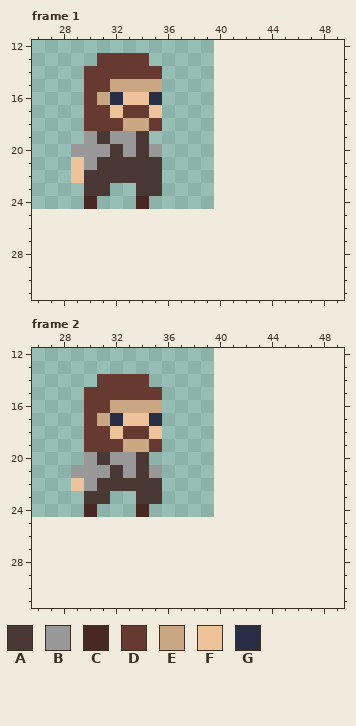
Two states of a pixel-art file, PixelEngine/res/sprites/merchant5.aseprite. This is how it looked before the edit.
16x16 pixels, 2 frames. Colours within 5 levels of each other are drawn and written as one. Shown: frame 1: x 26..49, y 12..31; frame 2: x 26..49, y 12..31. The old version is drawn lined up with the new one, on the new canvas. The commit also changed other frames, which this record leaves out.
Palette (. is transparent): A #4a3835  B #989898  C #472823  D #663931  E #cba683  F #eec39a  G #282f45
Pixels before, frame 1, first column x 29:
13 ..DDDD.
14 .DDDDDD
15 .DDEEEE
16 .DEGFFG
17 .DDFDDF
18 .DDDEED
19 .BABBA.
20 BBBABAB
21 FBAAAAA
22 FAAAAAA
23 .AA..AA
24 .C...C.
Pixels before, frame 2, first column x 29:
14 ..DDDD.
15 .DDDDDD
16 .DDEEEE
17 .DEGFFG
18 .DDFDDF
19 .DDDEED
20 .BABBA.
21 BBBABAB
22 FBAAAAA
23 .AA..AA
24 .C...C.
New version:
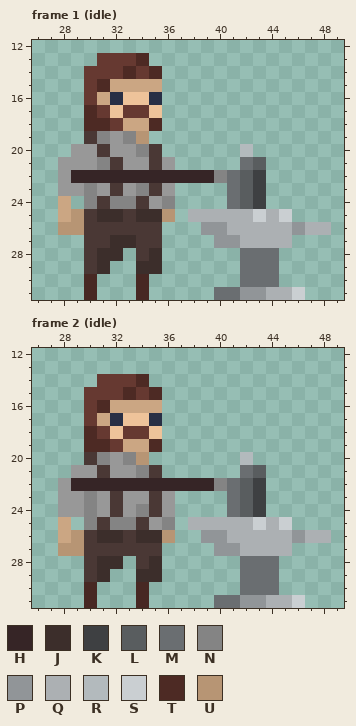
Colours new in this view: H #362526  J #3c2e2b  K #3e4042  L #595d5f  M #6a6e71  N #848484  P #919598  Q #acb0b3  R #b3babd  S #cacfd2  T #4d2a24  U #b79574
Changes in this commit:
canvas 16x16 -> 64x32, the old top-left corner now at 24,9
Changed rows in their new state; - is an unchanged pixel.
Frame 1 (idle):
first column x 28:
13 ------T--------------
14 -----T-T-------------
15 ---T-----------------
17 --T------------------
18 --TT---T-------------
19 --AN-NU--------------
20 ---AB-NA------R------
21 BB-N-BB-B-----ML-----
22 BHHHHHHHHHHHNMLK-----
23 BBNBABN-B----MLK-----
24 E-NANNABN----MLK-----
25 EUAJJAJJU-QQQQQSQS---
26 UUAAAAAA---PPQQQQQPQQ
27 --AAJJAA----PPQQQQ---
28 --AJJ-AJ------MMM----
29 --AJ--JJ------MMM----
30 --C---C-------MMM----
31 --C---C-----MMPPQQS--
Frame 2 (idle):
first column x 28:
14 ------T--------------
15 -----T-T-------------
16 ---T-----------------
18 --T------------------
19 --TT---T-------------
20 --AN-NU-------R------
21 ---AB-NA------ML-----
22 BHHHHHHHHHHHNMLK-----
23 BBNBABB-B----MLK-----
24 BBNBABNAB----MLK-----
25 E-NANNABN-QQQQQSQS---
26 EUAJJAJJU--PPQQQQQPQQ
27 UUAAAAAA----PPQQQQ---
28 --AJJ-AJ------MMM----
29 --AJ--JJ------MMM----
30 --C---C-------MMM----
31 --C---C-----MMPPQQS--
Where, in picture pixels (left, top, right, bottom), the same in both pictures:
changed: (58, 53, 331, 300)
changed: (58, 374, 331, 608)
